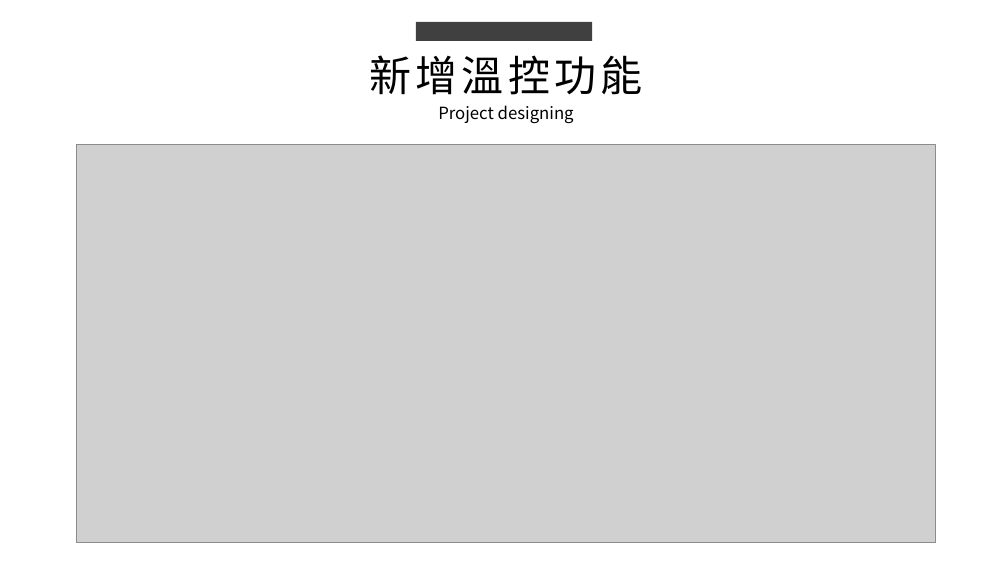
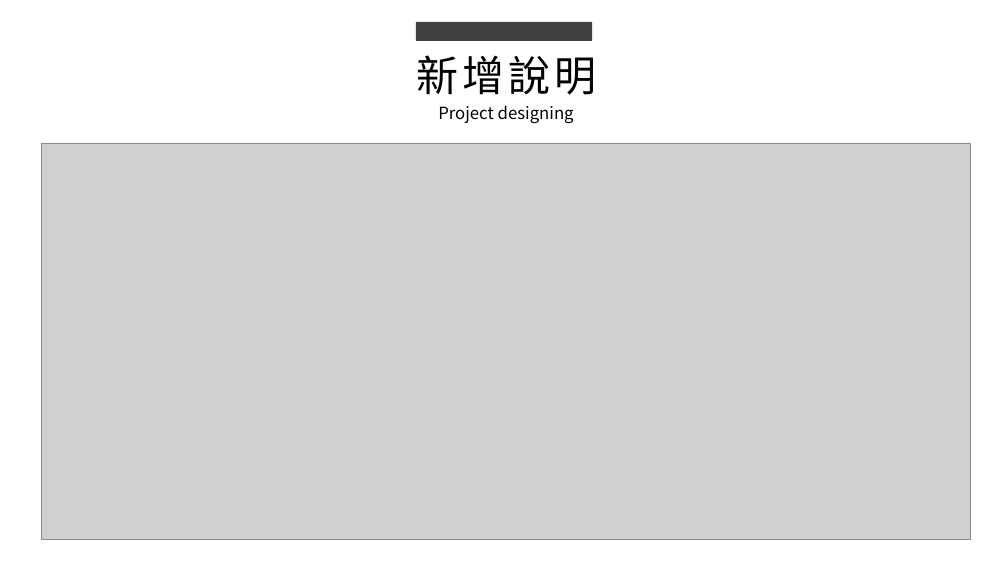
Before and after one commit to ZheHong1021/ExcelSystem, a slide deck: slide 3 of 工作日報_葉柏漢/2021.12/2021.12.15(加班)_2021.12.16工作日報_葉柏漢.pptx. Drawn at 1008x567 pixels with LibreOffice and Linux fonts; fonts in the diff are those of the drawing; grey boxes stand for pictures. Boxes give left, top, right and bottom in pixels: in the first picture for what was removed or moved away, otherwise in the second. Text is boxed around its words. In the diff, an @@ line names an element or a change of style, - is before the commit and + after.

```diff
--- a/工作日報_葉柏漢/2021.12/2021.12.15(加班)_2021.12.16工作日報_葉柏漢.pptx
+++ b/工作日報_葉柏漢/2021.12/2021.12.15(加班)_2021.12.16工作日報_葉柏漢.pptx
@@ text at bbox=[416, 55, 596, 95]: text changed @@
-新增溫控功能
+新增說明
@@ picture: place and size @@
-picture at bbox=[76, 144, 936, 543]
+picture at bbox=[42, 143, 971, 540]
```
Also in this commit, not shown: 1 other slide changed.
